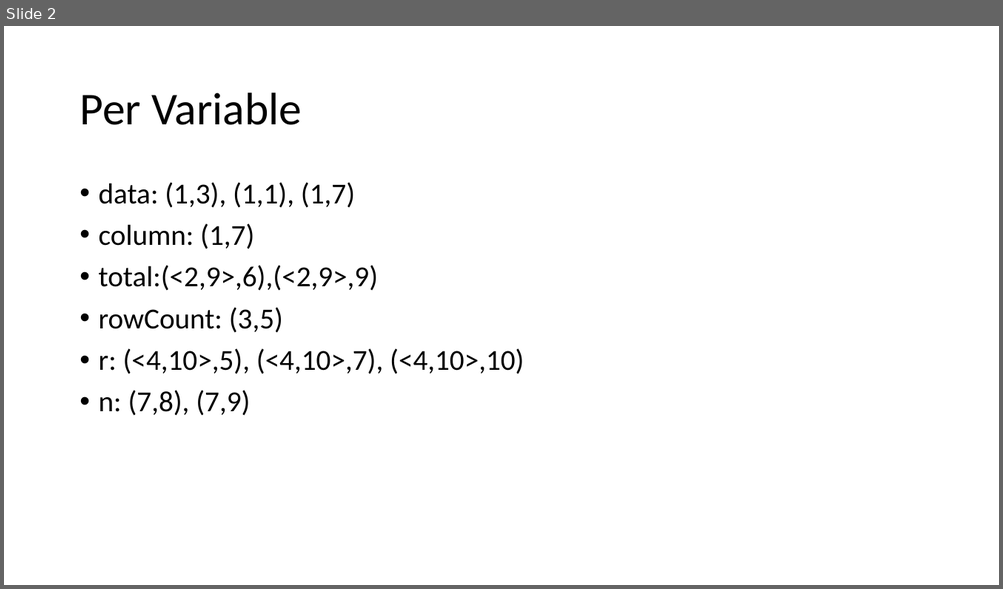
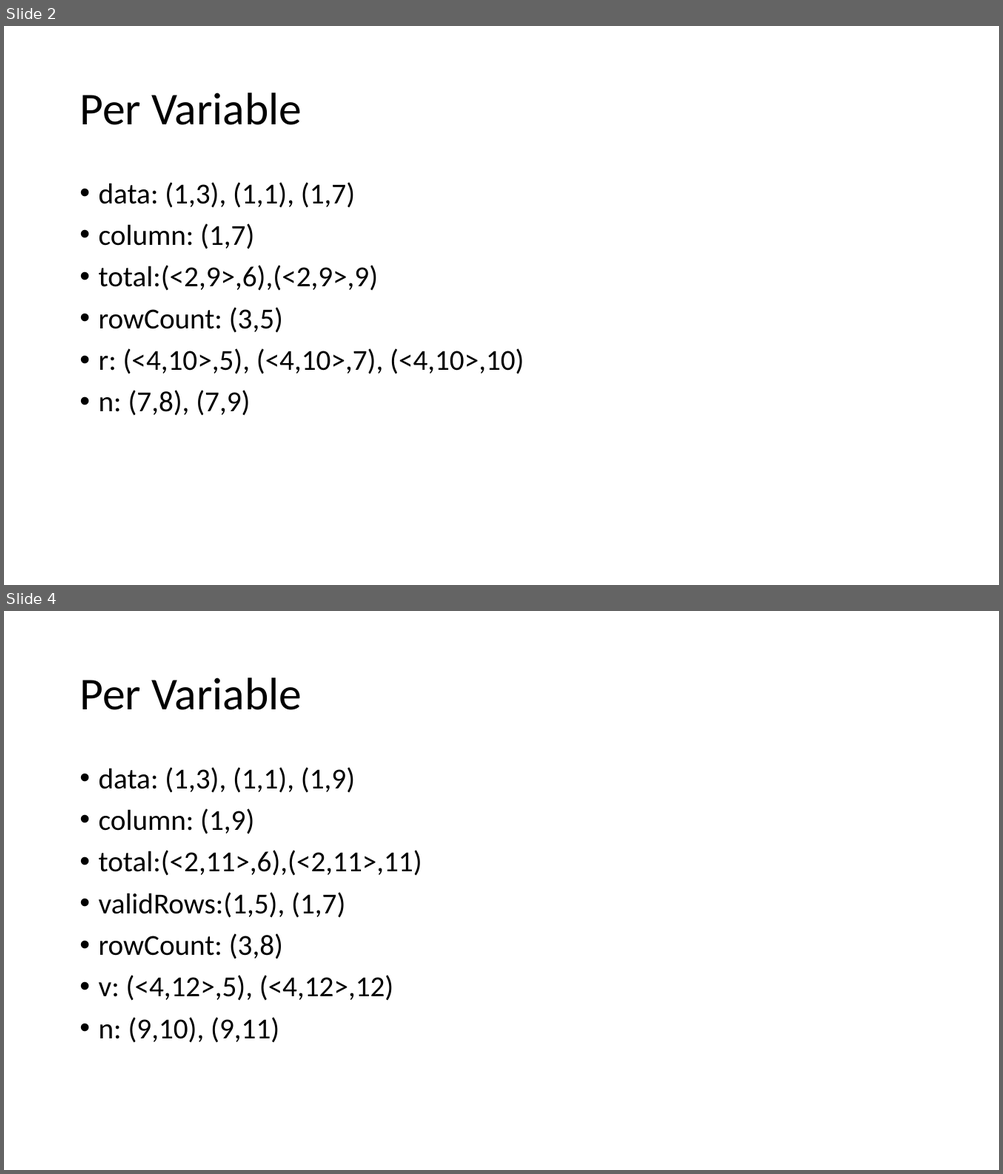
Before and after one commit to meng-ucalgary/seng-637-assignment-3, a slide deck: drafts/du pairs calcTotalColumns.pptx. Shown one above the other, each under a label of ours: slide 2 before the commit, slides 2 and 4 after it; the slides between them are not shown. The pictures are 1003x589 and 1003x1174 pixels, drawn with LibreOffice and Linux fonts; fonts in the diff are those of the drawing. Boxes give left, top, right and bottom in pixels: in the first picture for what was removed or moved away, otherwise in the second. Text is boxed around its words. In the diff, an @@ line names an element or a change of style, - is before the commit and + after.

Commit message:
added the calcColumnTotal with valid row array version as well

```diff
--- a/drafts/du pairs calcTotalColumns.pptx
+++ b/drafts/du pairs calcTotalColumns.pptx
@@ slide 4 added at (4, 611, 999, 1170), background #FFFFFF @@
@@ title added at (79, 678, 301, 710), 44 pt, text #000000 @@
+Per Variable
@@ text added at (99, 767, 422, 1043), 28 pt, text #000000 @@
+• data: (1,3), (1,1), (1,9)
+• column: (1,9)
+• total:(<2,11>,6),(<2,11>,11)
+• validRows:(1,5), (1,7)
+• rowCount: (3,8)
+• v: (<4,12>,5), (<4,12>,12)
+• n: (9,10), (9,11)
```
Also in this commit, not shown: 1 slide changed, 1 other slide added, 2 other files.
